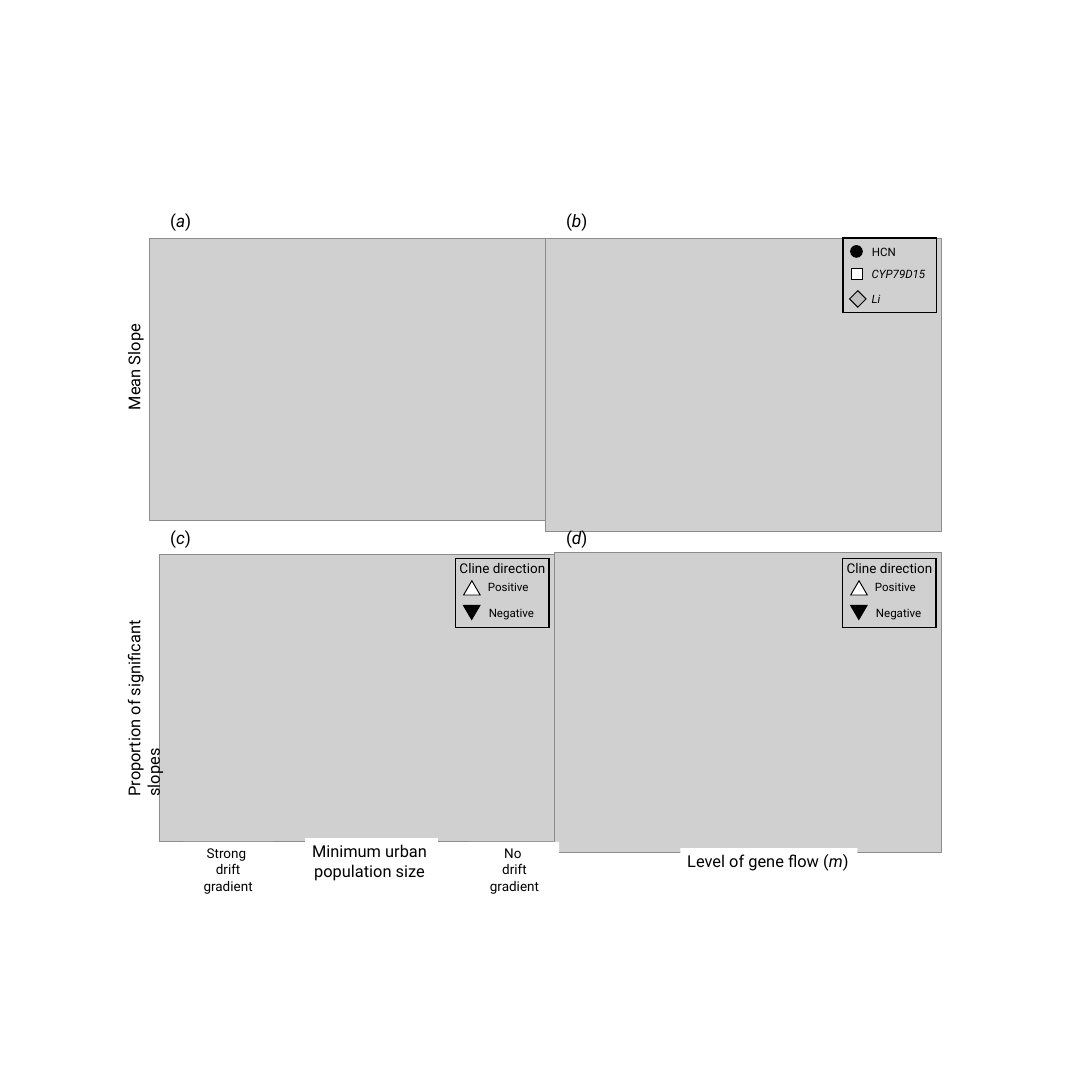
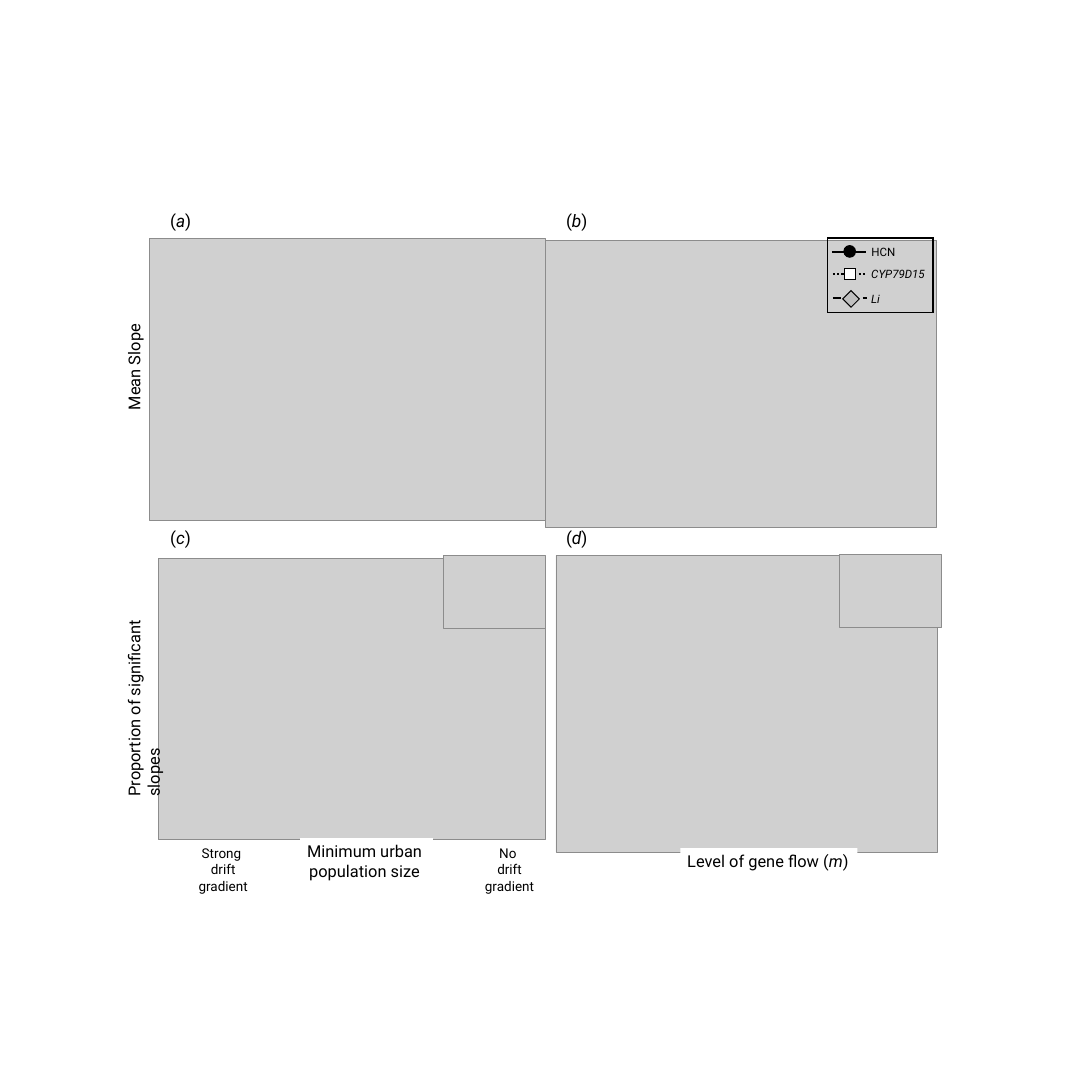
Before and after one commit to James-S-Santangelo/Simulating-Evolutionary-Clines-SEC-, a slide deck: slide 4 of SEC_Writings/SEC_Manuscript-Figures.pptx. Drawn at 1092x1092 pixels with LibreOffice and Linux fonts; fonts in the diff are those of the drawing; grey boxes stand for pictures. Boxes give left, top, right and bottom in pixels: in the first picture for what was removed or moved away, otherwise in the second. Text is boxed around its words. In the diff, an @@ line names an element or a change of style, - is before the commit and + after.

```diff
--- a/SEC_Writings/SEC_Manuscript-Figures.pptx
+++ b/SEC_Writings/SEC_Manuscript-Figures.pptx
@@ rectangle: place and size @@
-rectangle at [843, 238, 937, 312]
+rectangle at [828, 238, 933, 312]
@@ picture: place and size @@
-picture at [546, 238, 942, 531]
+picture at [546, 241, 937, 528]
@@ group added at [443, 252, 942, 629]: 3 lines, 2 pictures @@
@@ 5 rectangles, 1 ellipse: place and size @@
-5 rectangles, 1 ellipse at [184, 245, 866, 885]
+5 rectangles, 1 ellipse at [178, 245, 859, 885]
@@ picture: place and size @@
-picture at [160, 555, 555, 842]
+picture at [159, 558, 546, 839]
@@ group removed at [456, 559, 936, 628]: 6 texts, 4 triangles, 2 rectangles @@
-Positive
-Negative
-Cline direction
-Positive
-Negative
-Cline direction
@@ picture: place and size @@
-picture at [555, 553, 942, 852]
+picture at [556, 555, 937, 852]
```
Also in this commit, not shown: 4 other slides changed, 3 slides added, 49 other files.
